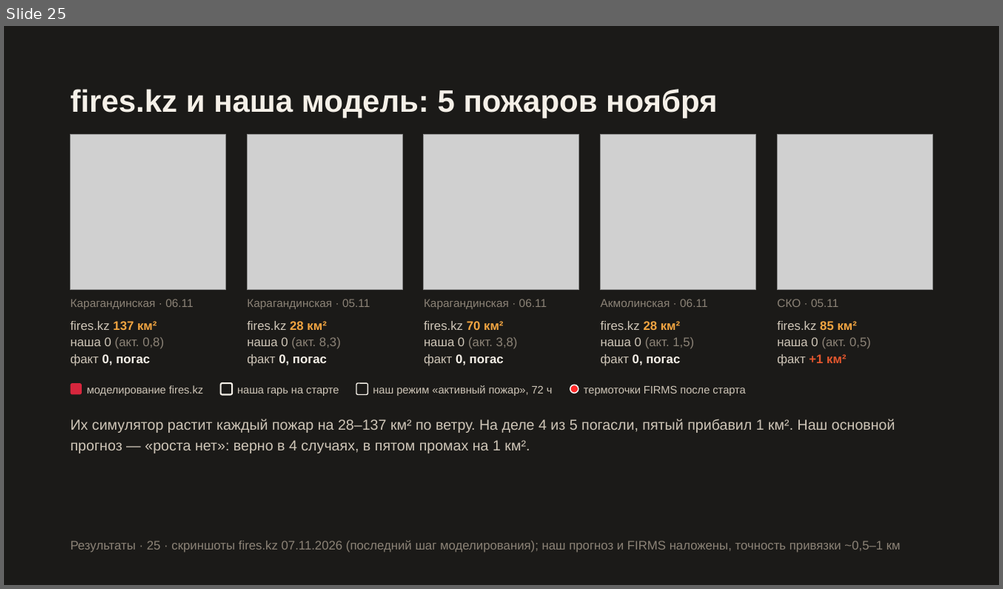
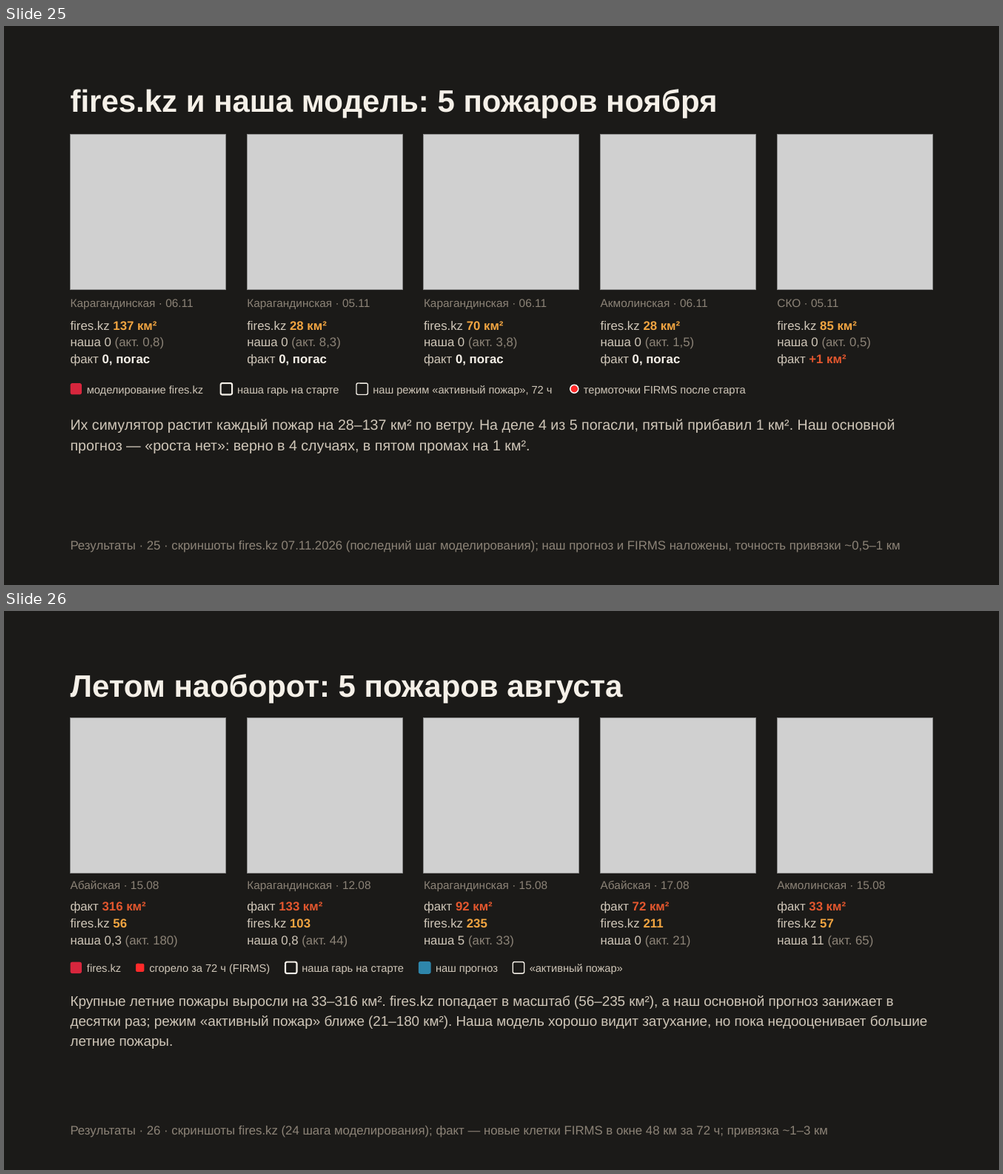
Before and after one commit to Bekabaev/fire_proj, a slide deck: presentation/presentation_editable.pptx. Shown one above the other, each under a label of ours: slide 25 before the commit, slides 25 and 26 after it. The pictures are 1003x589 and 1003x1174 pixels, drawn with LibreOffice and Linux fonts; fonts in the diff are those of the drawing; grey boxes stand for pictures. Boxes give left, top, right and bottom in pixels: in the first picture for what was removed or moved away, otherwise in the second. Text is boxed around its words. In the diff, an @@ line names an element or a change of style, - is before the commit and + after.

```diff
--- a/presentation/presentation_editable.pptx
+++ b/presentation/presentation_editable.pptx
@@ slide 26 added at box(4, 611, 999, 1170), background #1B1A18 @@
@@ text added at box(71, 674, 622, 703), 30 pt, text #F5F0E8, bold @@
+Летом наоборот: 5 пожаров августа
@@ picture added at box(71, 718, 225, 873) @@
@@ picture added at box(247, 718, 402, 873) @@
@@ picture added at box(424, 718, 578, 873) @@
@@ picture added at box(600, 718, 755, 873) @@
@@ picture added at box(777, 718, 932, 873) @@
@@ text added at box(71, 881, 159, 889), 11 pt, text #8C8377 @@
+Абайская · 15.08
@@ text added at box(247, 881, 371, 891), 11 pt, text #8C8377 @@
+Карагандинская · 12.08
@@ text added at box(424, 881, 548, 891), 11 pt, text #8C8377 @@
+Карагандинская · 15.08
@@ text added at box(600, 880, 689, 889), 11 pt, text #8C8377 @@
+Абайская · 17.08
@@ text added at box(777, 881, 885, 889), 11 pt, text #8C8377 @@
+Акмолинская · 15.08
@@ text added at box(71, 902, 178, 948), 12 pt, text #CFC6B8 @@
+факт 316 км²
+fires.kz 56
+наша 0,3 (акт. 180)
@@ text added at box(247, 902, 347, 948), 12 pt, text #CFC6B8 @@
+факт 133 км²
+fires.kz 103
+наша 0,8 (акт. 44)
@@ text added at box(424, 902, 514, 948), 12 pt, text #CFC6B8 @@
+факт 92 км²
+fires.kz 235
+наша 5 (акт. 33)
@@ text added at box(600, 902, 690, 948), 12 pt, text #CFC6B8 @@
+факт 72 км²
+fires.kz 211
+наша 0 (акт. 21)
@@ text added at box(777, 902, 873, 948), 12 pt, text #CFC6B8 @@
+факт 33 км²
+fires.kz 57
+наша 11 (акт. 65)
@@ rounded rectangle added at box(71, 963, 82, 974), fill #D7263D @@
@@ text added at box(87, 964, 121, 972), 10.5 pt, text #CFC6B8 @@
+fires.kz
@@ rounded rectangle added at box(136, 964, 145, 972), fill #FF2A2A @@
@@ text added at box(149, 964, 270, 974), 10.5 pt, text #CFC6B8 @@
+сгорело за 72 ч (FIRMS)
@@ rounded rectangle added at box(285, 963, 296, 974), outline #F5F0E8 1.5 pt @@
@@ rounded rectangle added at box(419, 963, 430, 974), fill #2E86AB, outline #2E86AB 1 pt @@
@@ rounded rectangle added at box(513, 963, 524, 974), outline #F5F0E8 1 pt @@
@@ text added at box(529, 964, 623, 974), 10.5 pt, text #CFC6B8 @@
+«активный пожар»
@@ text added at box(301, 966, 404, 974), 10.5 pt, text #CFC6B8 @@
+наша гарь на старте
@@ text added at box(435, 966, 498, 974), 10.5 pt, text #CFC6B8 @@
+наш прогноз
@@ text added at box(71, 996, 928, 1049), 13.5 pt, text #CFC6B8 @@
+Крупные летние пожары выросли на 33–316 км². fires.kz попадает в масштаб (56–235 км²), а наш основной прогноз занижает в десятки раз; режим «активный пожар» ближе (21–180 км²). Наша модель хорошо видит затухание, но пока недооценивает большие летние пожары.
@@ text added at box(71, 1126, 828, 1138), 12 pt, text #8C8377 @@
+Результаты · 26 · скриншоты fires.kz (24 шага моделирования); факт — новые клетки FIRMS в окне 48 км за 72 ч; привязка ~1–3 км
```
Also in this commit, not shown: 28 other files.
